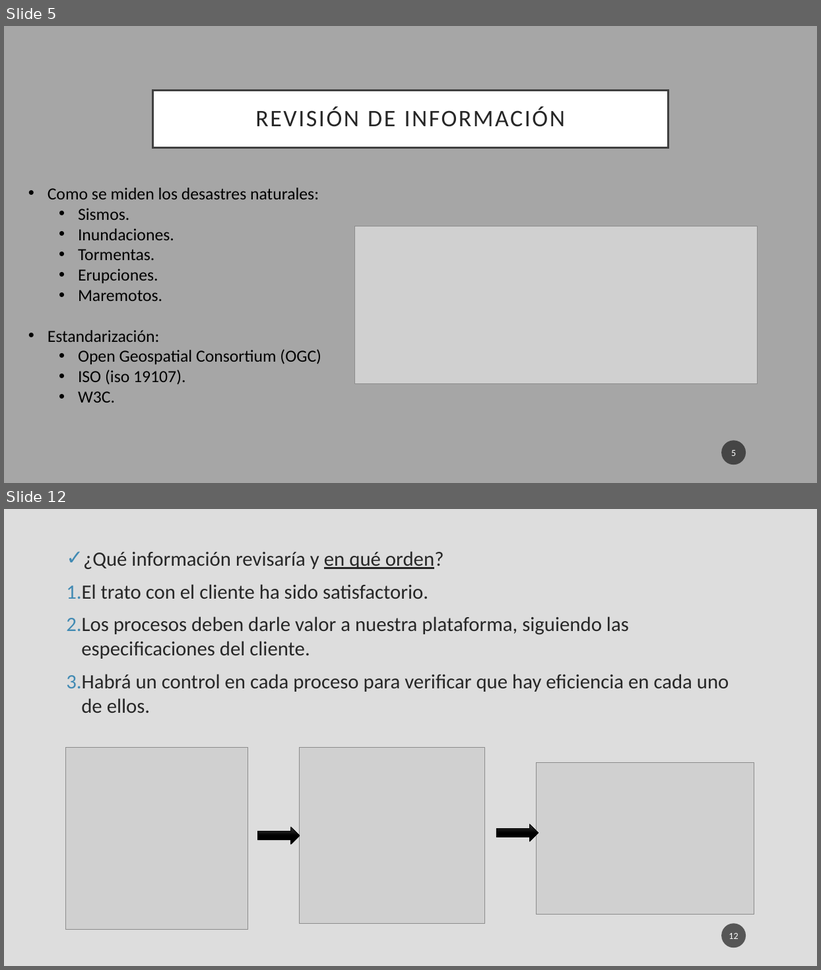
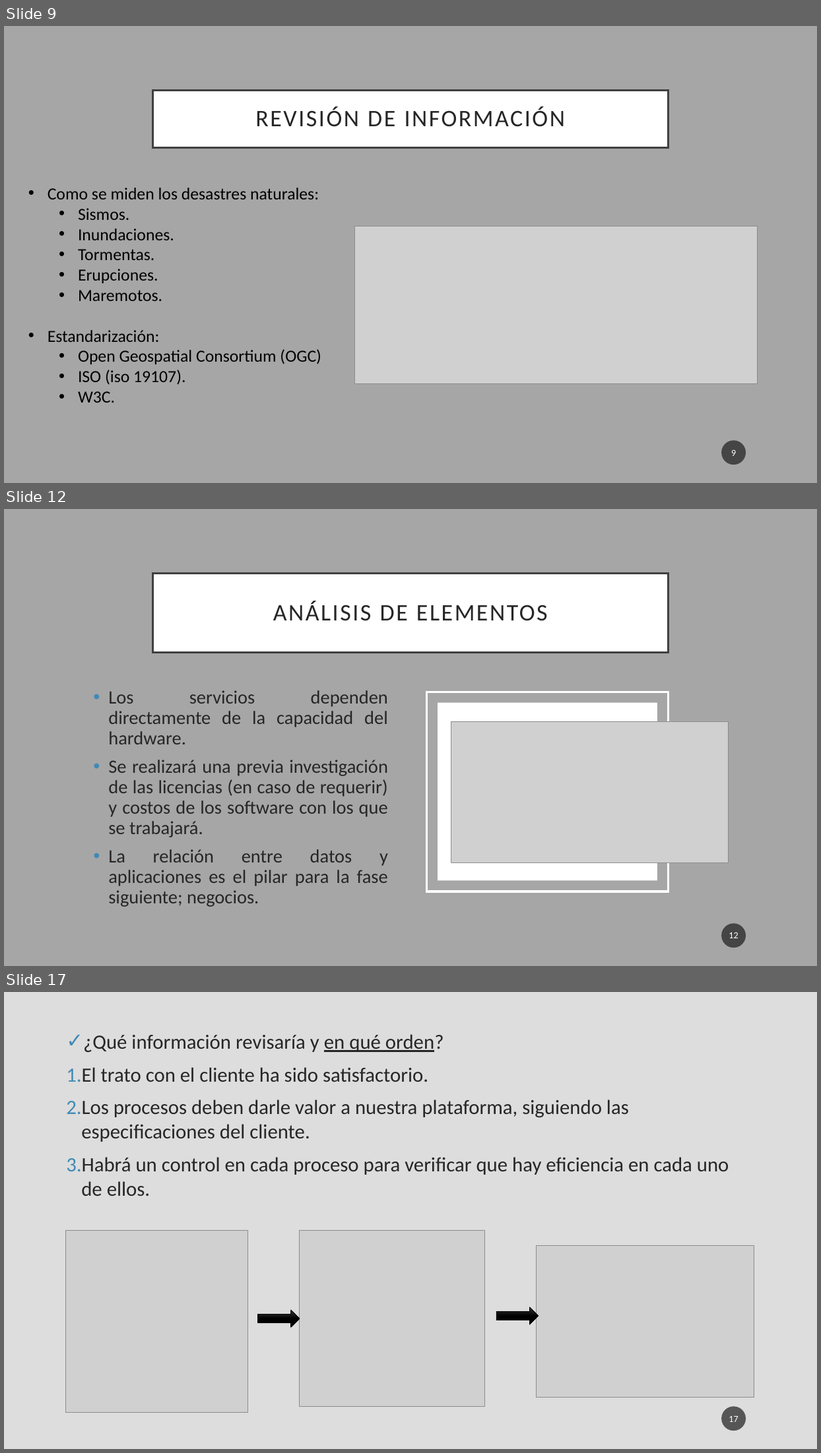
Before and after one commit to LeonelCano/Prueba1, a slide deck: Demanda 8.pptx. Shown one above the other, each under a label of ours: slides 5 and 12 before the commit, slides 9, 12 and 17 after it; the slides between them are not shown. The pictures are 821x970 and 821x1453 pixels, drawn with LibreOffice and Linux fonts; fonts in the diff are those of the drawing; grey boxes stand for pictures. Boxes give left, top, right and bottom in pixels: in the first picture for what was removed or moved away, otherwise in the second. Text is boxed around its words. In the diff, an @@ line names an element or a change of style, - is before the commit and + after.

```diff
--- a/Demanda 8.pptx
+++ b/Demanda 8.pptx
@@ slide 12 added at [4, 509, 817, 966], background #A6A6A6 @@
@@ title added at [153, 573, 668, 652], fill #FFFFFF, outline #404040 2.5 pt, 28 pt, text #262626 @@
+ANÁLISIS DE ELEMENTOS
@@ text added at [108, 691, 388, 907], 22.2 pt, text #262626 @@
+• Los servicios dependen directamente de la capacidad del hardware.
+• Se realizará una previa investigación de las licencias (en caso de requerir) y costos de los software con los que se trabajará.
+• La relación entre datos y aplicaciones es el pilar para la fase siguiente; negocios.
@@ rectangle added at [426, 692, 668, 892], outline #FFFFFF 2.5 pt @@
@@ rectangle added at [438, 703, 657, 881], fill #FFFFFF @@
@@ picture added at [451, 722, 729, 863] @@
@@ page number added at [722, 923, 746, 948], fill #1D1D1D at 70% opacity, 11 pt, text #FFFFFF @@
+12
@@ what was slide 5 is now slide 9 @@
@@ page number at [731, 450, 736, 456]: text changed @@
-5
+9
@@ what was slide 12 is now slide 17 @@
@@ page number at [729, 1416, 738, 1422]: text changed @@
-12
+17
```
Also in this commit, not shown: 1 slide changed, 9 other slides added, 5 slides removed.
